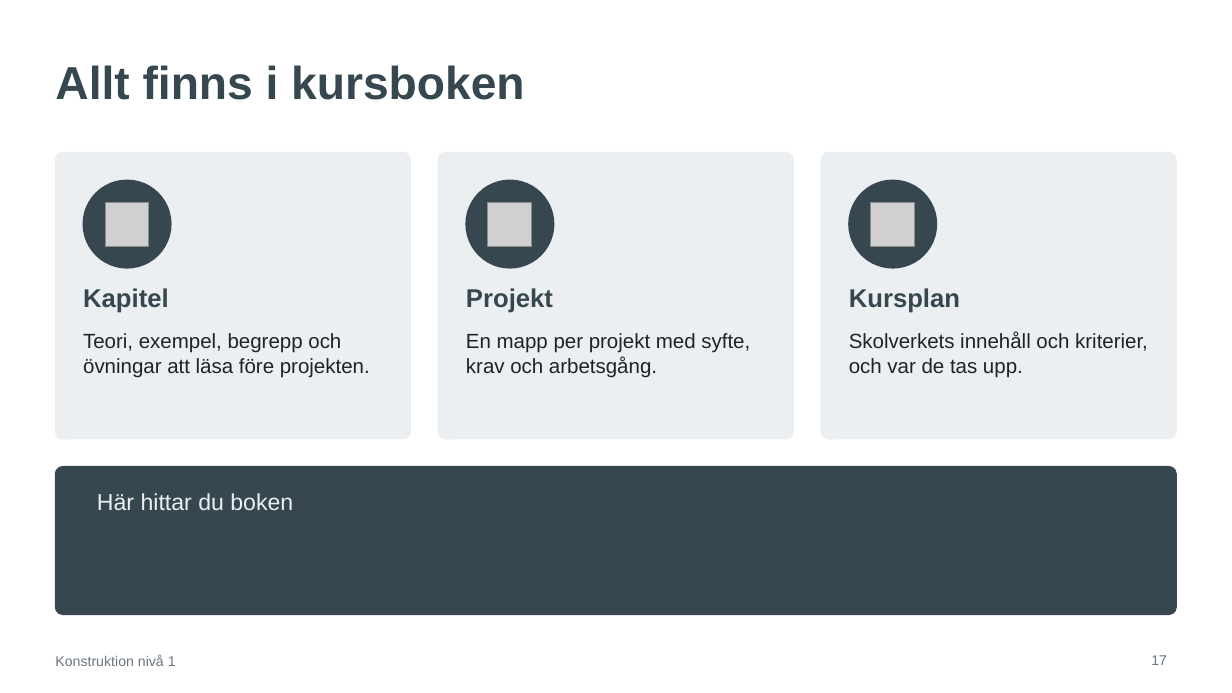
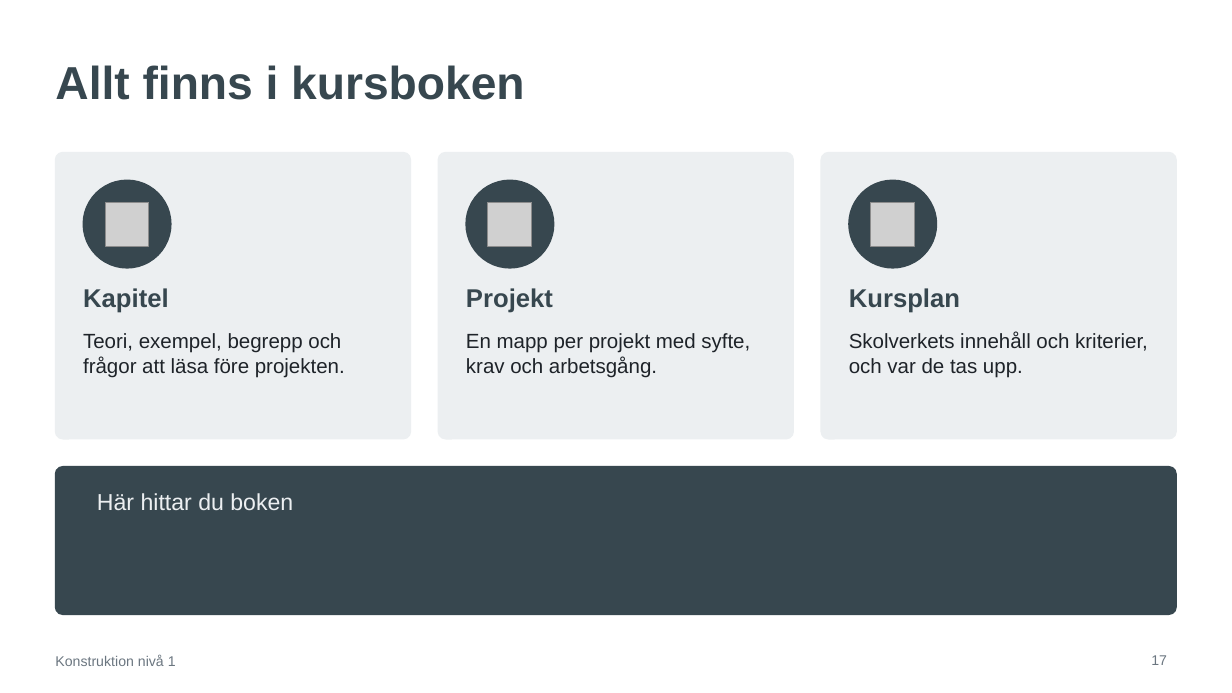
Before and after one commit to abbindustrigymnasium/Konstruktion1, a slide deck: slide 17 of Konstruktion 1 - Kurspresentation.pptx. Drawn at 1232x693 pixels with LibreOffice and Linux fonts; fonts in the diff are those of the drawing; grey boxes stand for pictures. Boxes give left, top, right and bottom in pixels: in the first picture for what was removed or moved away, otherwise in the second. Text is boxed around its words. In the diff, an @@ line names an element or a change of style, - is before the commit and + after.

```diff
--- a/Konstruktion 1 - Kurspresentation.pptx
+++ b/Konstruktion 1 - Kurspresentation.pptx
@@ text at <box>83,333,345,378</box>: text changed @@
-Teori, exempel, begrepp och övningar att läsa före projekten.
+Teori, exempel, begrepp och frågor att läsa före projekten.
```
Also in this commit, not shown: 5 other slides changed, 16 other files.
